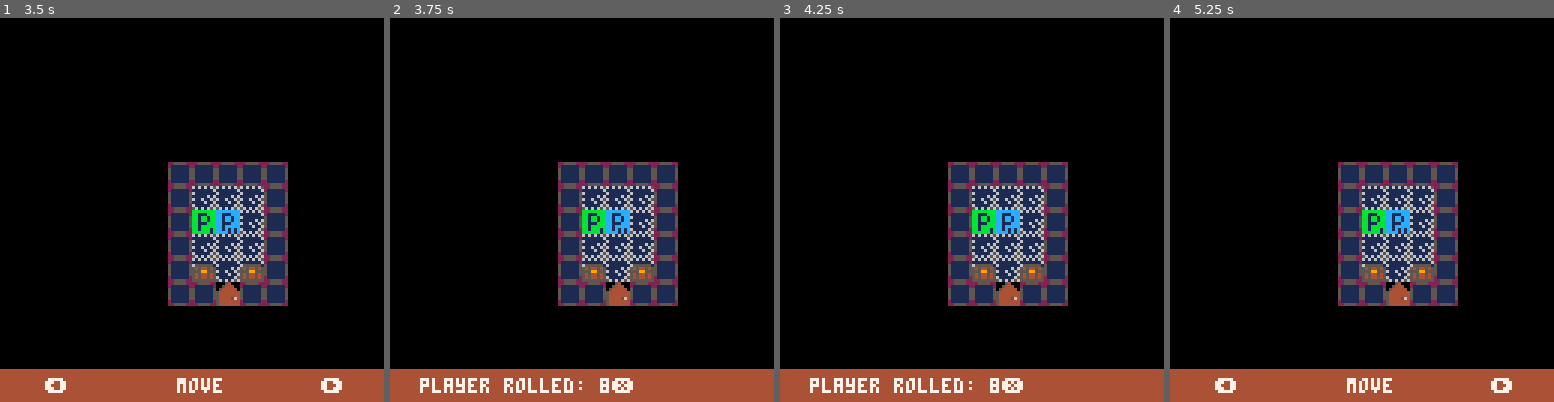
Above: before the commit, frames 1-4 (left to right).
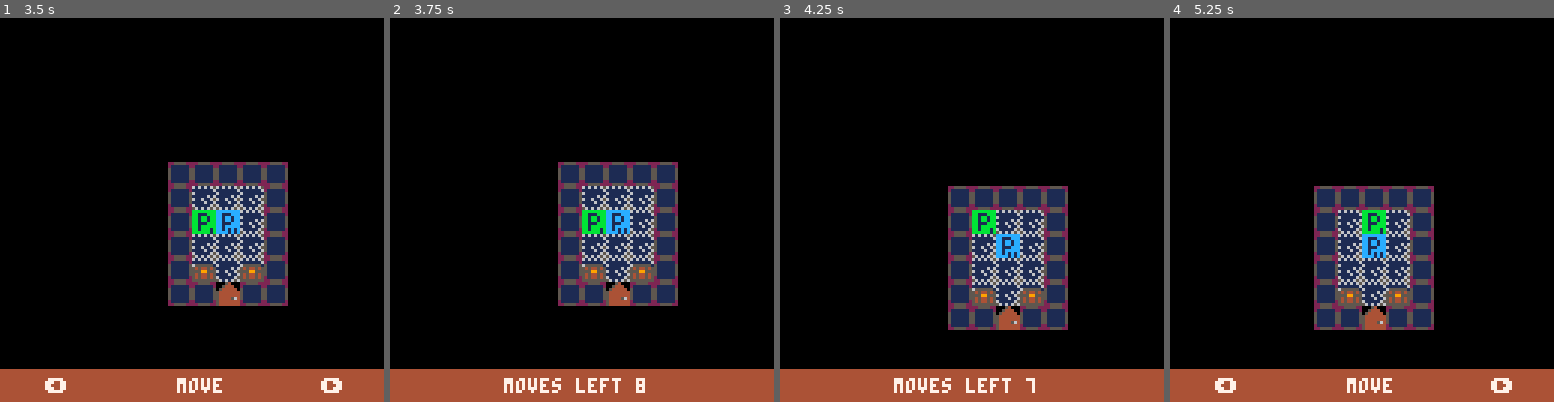
Above: after the commit, the same moments.

Repository: rad-corps/HQuest
Game: PICO-8 cartridge hq.p8
Same seed, same stepped clock (60 frames per second), same inputs: the game is played once before the commit and once after it.
Inputs:
- Up to frame 1 (3.5 s): tap O (Z key) at 0.33, 1.07, 2.22 s; tap Down at 0.7 s; tap X (X key) at 1.43, 2.07, 2.82 s; hold Up 1.97-2.63 s; hold Right 2.68-3.02 s; hold Down from 3.07 s (still down)
- Up to frame 2 (3.75 s): tap X (X key) at 3.57 s; tap O (Z key) at 3.72 s; release Down at 3.73 s
- Up to frame 3 (4.25 s): hold Left 3.78-4.12 s; hold Up from 4.17 s (still down)
- Up to frame 4 (5.25 s): tap X (X key) at 4.32, 5.07 s; release Up at 4.5 s; hold Left 4.55-5.05 s; hold Right from 5.1 s (still down); tap O (Z key) at 5.22 s

Frame 1 is identical in both runs. In frame 2, 0.9% of the frame differs, in the area x 7-67%, y 93-98%; in frame 3, 7.4%; in frame 4, 11%, in the area x 37-75%, y 37-82%.

Commit message:
clear gui msg with arrow keys

Diff:
--- a/hq.p8
+++ b/hq.p8
@@ -353,7 +353,7 @@
 
 	update = function()
 		if #gui.messages > 0 then
-			if (btnp(5)) then
+			if (btnp(5) or btnp(0) or btnp(1) or btnp(2) or btnp(3)) then
 				if gui.messages[1][2] != nil then
 					gui.messages[1][2]()
 				end
